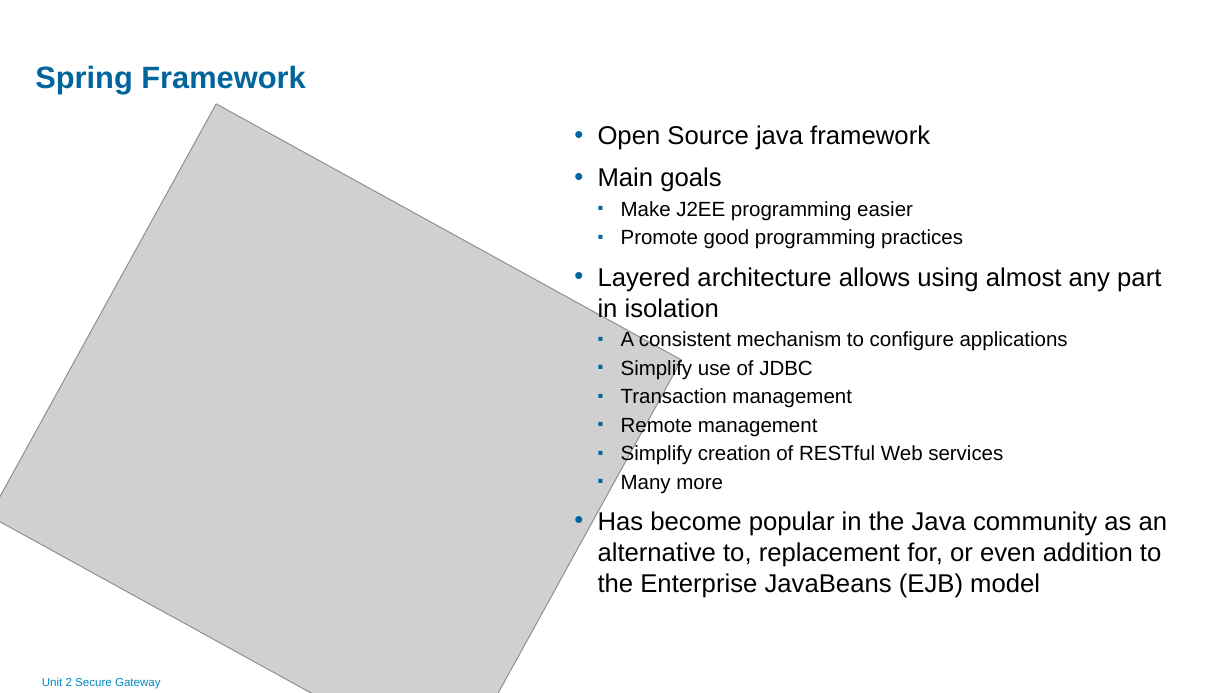
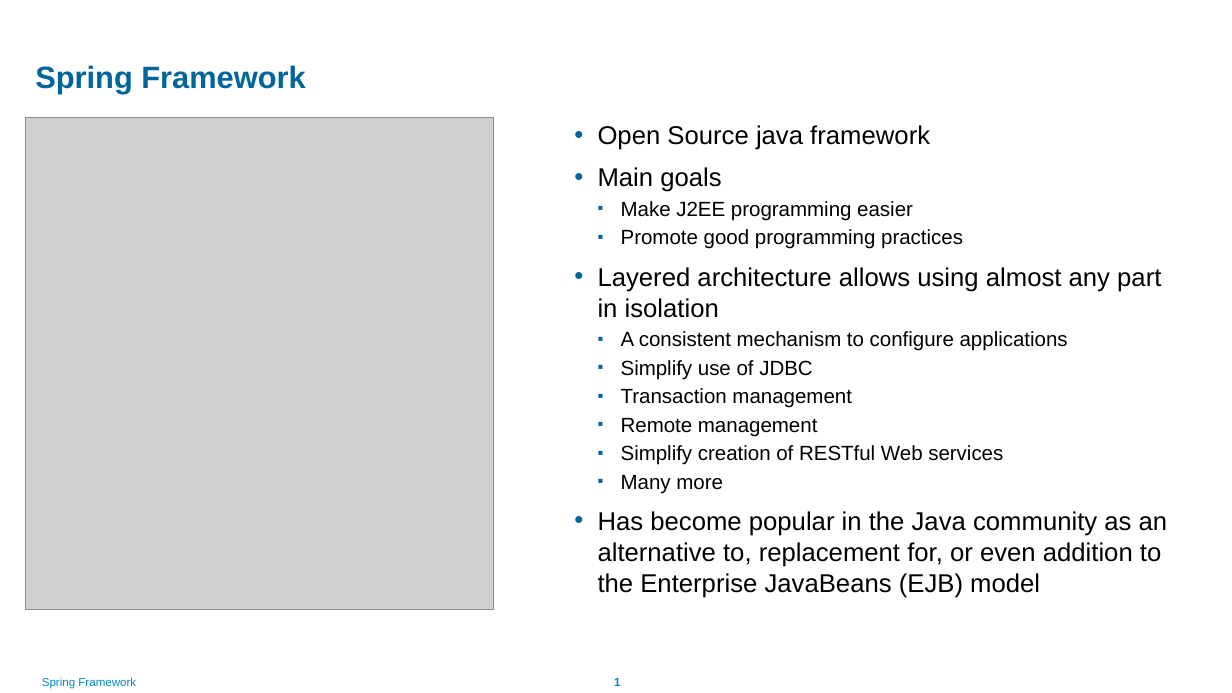
Before and after one commit to pfgeiger/containers, a slide deck: slide 1 of spring/Spring Framework.pptm. Drawn at 1232x693 pixels with LibreOffice and Linux fonts; fonts in the diff are those of the drawing; grey boxes stand for pictures; background and template pictures are left out. Boxes give left, top, right and bottom in pixels: in the first picture for what was removed or moved away, otherwise in the second. Text is boxed around its words. In the diff, an @@ line names an element or a change of style, - is before the commit and + after.

```diff
--- a/spring/Spring Framework.pptm
+++ b/spring/Spring Framework.pptm
@@ picture removed at (x1=0, y1=103, x2=682, y2=693) @@
@@ picture added at (x1=26, y1=117, x2=494, y2=610) @@
@@ text at (x1=42, y1=677, x2=136, y2=689): text changed @@
-Unit 2 Secure Gateway
+Spring Framework
@@ page number added at (x1=614, y1=678, x2=620, y2=686), 9 pt, text #008ABF, bold @@
+1
```
Also in this commit, not shown: 1 other slide changed, 4 other files.
